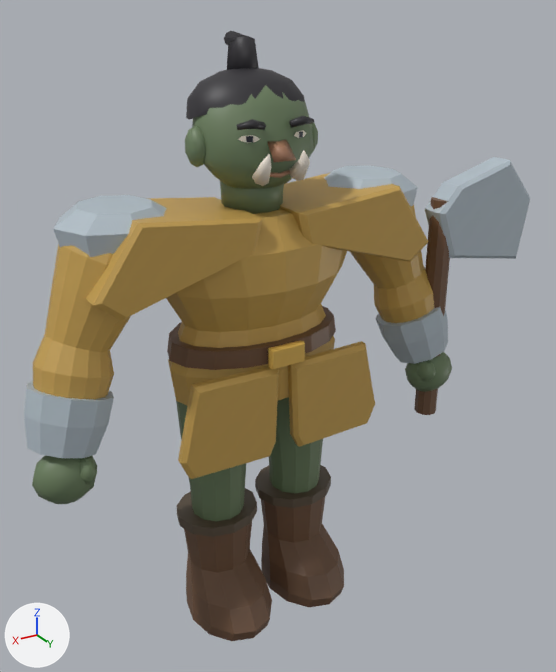
An edit to the FBX model exports/heroes/wc_u_orc_warrior/SK_wc_u_orc_warrior.fbx, drawn before and after from the same camera.
Rendered twice from a 50 mm camera at (1.25, 2.25, 2.23) aimed at (-0.12, -0.03, 1.09). Every picture has the same lights, and +X, +Y and +Z are marked at lower left. The picture after the commit comes second. Where no turn or scale is listed for an object, it has been applied to the vertices.

Names of what the first picture shows: 'SK_wc_u_orc_warrior'.
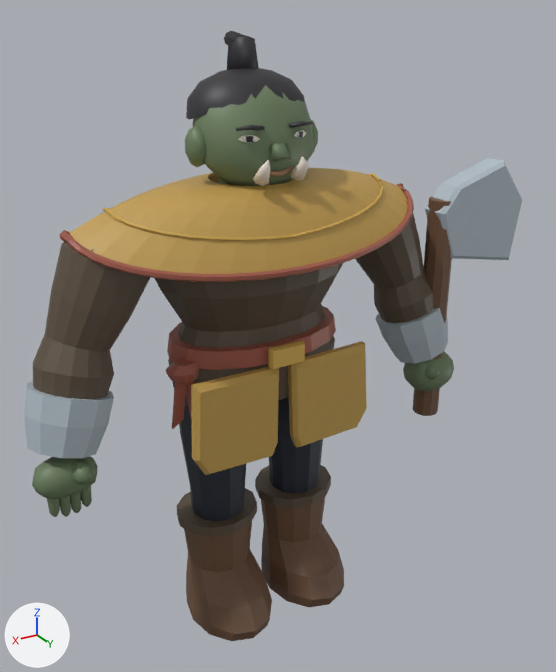
What differs and where, as boxes [x1, y1, x2, y2] in the pictures (556 x 672 px):
```json
{"object": "SK_wc_u_orc_warrior", "change": "reshaped", "before": [24, 31, 530, 641], "after": [24, 31, 522, 641]}
{"part": 1, "of": "me_wc_tailoredgeometry_006", "change": "added", "after": [413, 196, 452, 416], "on screen": "brown"}
{"part": 2, "of": "me_wc_tailoredgeometry_006", "change": "added", "after": [166, 358, 199, 383], "on screen": "brown"}
{"part": 3, "of": "me_wc_tailoredgeometry_006", "change": "rebuilt", "before": [86, 197, 263, 320], "after": [64, 172, 301, 282]}
{"part": 4, "of": "me_wc_tailoredgeometry_006", "change": "rebuilt", "before": [280, 173, 428, 262], "after": [275, 168, 408, 274]}
{"part": 5, "of": "me_wc_tailoredgeometry_006", "change": "reshaped", "before": [32, 116, 530, 504], "after": [32, 121, 522, 517]}
{"part": 6, "of": "me_wc_tailoredgeometry_006", "change": "surface changed", "before": [33, 142, 433, 521], "after": [33, 142, 433, 521], "on screen": "darker"}
```

Edits to the scene script, one JSON object a line:
```json
{"block": "me_wc_tailoredgeometry_006", "where": "# used by ob_sk_wc_u_orc_warrior; location = (0.0, 0.0, 0.0)"}
{"op": "remove", "block": "me_wc_tailoredgeometry_006", "code": "me_wc_tailoredgeometry_006.from_pydata(...)  # 1648 vertices, 1342 faces; spans x -1.18..0.86, y -0.22..0.3, z 0.02..2.15"}
{"op": "add", "block": "me_wc_tailoredgeometry_006", "code": "me_wc_tailoredgeometry_006.from_pydata(...)  # 2852 vertices, 2510 faces; spans x -1.14..0.86, y -0.32..0.32, z 0.02..2.15"}
{"block": "me_wc_tailoredgeometry_006", "change": "me_wc_tailoredgeometry_006 part 1: a new loose piece, a 10-sided cylinder along z spanning x -0.807..-0.702, y 0.062..0.162, z 0.663..1.561, in mat_m_wc_u_orc_warrior"}
{"block": "me_wc_tailoredgeometry_006", "change": "me_wc_tailoredgeometry_006 part 2: the loose piece of 30 vertices spanning x 0.56..0.85, y -0.09..0.18, z 0.89..1.15 is copied, and the copy is multiplied about its middle by the matrix ((0.347, -0.005, 0.138), (0.016, -0.332, -0.051), (0.088, 0.047, -0.281)), then moved by (-0.39, 0.04, 0.08); it spans x 0.26..0.38, y 0.03..0.13, z 1.08..1.13"}
{"block": "me_wc_tailoredgeometry_006", "change": "me_wc_tailoredgeometry_006 part 3: the loose piece of 20 vertices spanning x 0.07..0.63, y -0.17..0.2, z 1.37..1.65 is rebuilt with 306 vertices and now spans x 0.0..0.64, y -0.31..0.31, z 1.45..1.7"}
{"block": "me_wc_tailoredgeometry_006", "change": "me_wc_tailoredgeometry_006 part 4: the loose piece of 20 vertices spanning x -0.63..-0.07, y -0.17..0.2, z 1.37..1.65 is rebuilt with 306 vertices and now spans x -0.64..0.0, y -0.31..0.31, z 1.45..1.7"}
{"block": "me_wc_tailoredgeometry_006", "change": "me_wc_tailoredgeometry_006 part 5: 374 vertices moved from x -0.84..0.85, y -0.15..0.23, z 0.75..1.91 to x -0.85..0.85, y -0.14..0.24, z 0.75..1.9; 98 vertices removed from x -1.18..0.75, y -0.18..0.19, z 0.66..1.91; 680 vertices added at x -1.14..0.82, y -0.32..0.32, z 0.71..1.89"}
{"block": "me_wc_tailoredgeometry_006", "change": "me_wc_tailoredgeometry_006 part 6: 401 kept faces spanning x -0.82..0.82, y -0.22..0.22, z 0.14..1.85 get new texture (UV) coordinates"}
```
